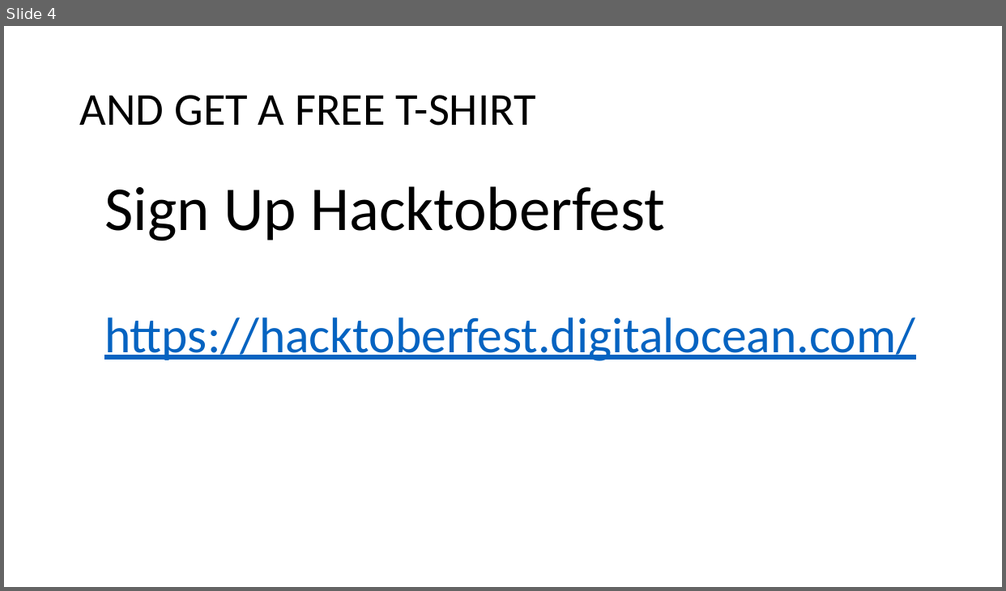
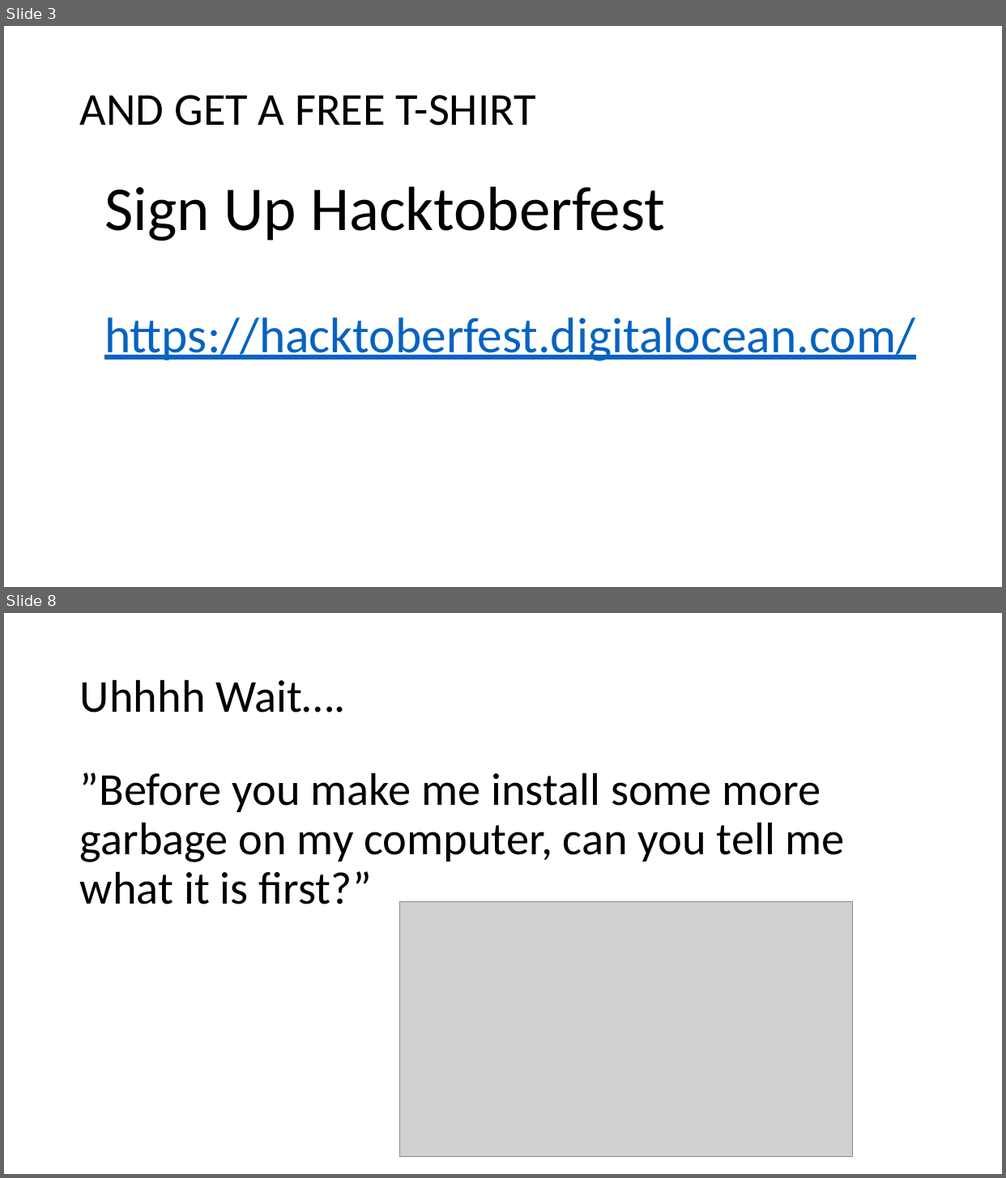
Before and after one commit to nathankurt/GitHub-Workshop, a slide deck: slides_ppt.pptx. Shown one above the other, each under a label of ours: slide 4 before the commit, slides 3 and 8 after it; the slides between them are not shown. The pictures are 1006x591 and 1006x1178 pixels, drawn with LibreOffice and Linux fonts; fonts in the diff are those of the drawing; grey boxes stand for pictures. Boxes give left, top, right and bottom in pixels: in the first picture for what was removed or moved away, otherwise in the second. Text is boxed around its words. In the diff, an @@ line names an element or a change of style, - is before the commit and + after.

```diff
--- a/slides_ppt.pptx
+++ b/slides_ppt.pptx
@@ slide 8 added at bbox=[4, 613, 1002, 1174], background #FFFFFF @@
@@ title added at bbox=[80, 679, 345, 713], 44 pt, text #000000 @@
+Uhhhh Wait….
@@ text added at bbox=[80, 773, 845, 905], 44 pt, text #000000 @@
+”Before you make me install some more garbage on my computer, can you tell me what it is first?”
@@ picture added at bbox=[400, 901, 853, 1157] @@
@@ what was slide 4 is now slide 3 @@
```
Also in this commit, not shown: 2 slides changed, 7 other slides added, 1 slide removed, 1 other file.
